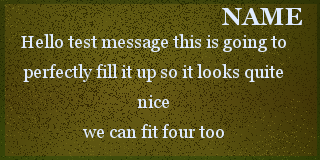
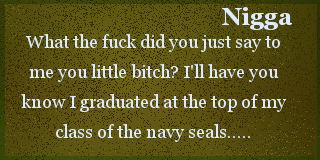
Before/after of a 320px x 160px layered artwork. What changed in the layer stack:
renamed "Hello test message this is goi..." to "What the fuck did you just say...", painted on it over [21, 34, 287, 142]
renamed "NAME" to "Nigga", painted on it over [241, 7, 302, 30]
